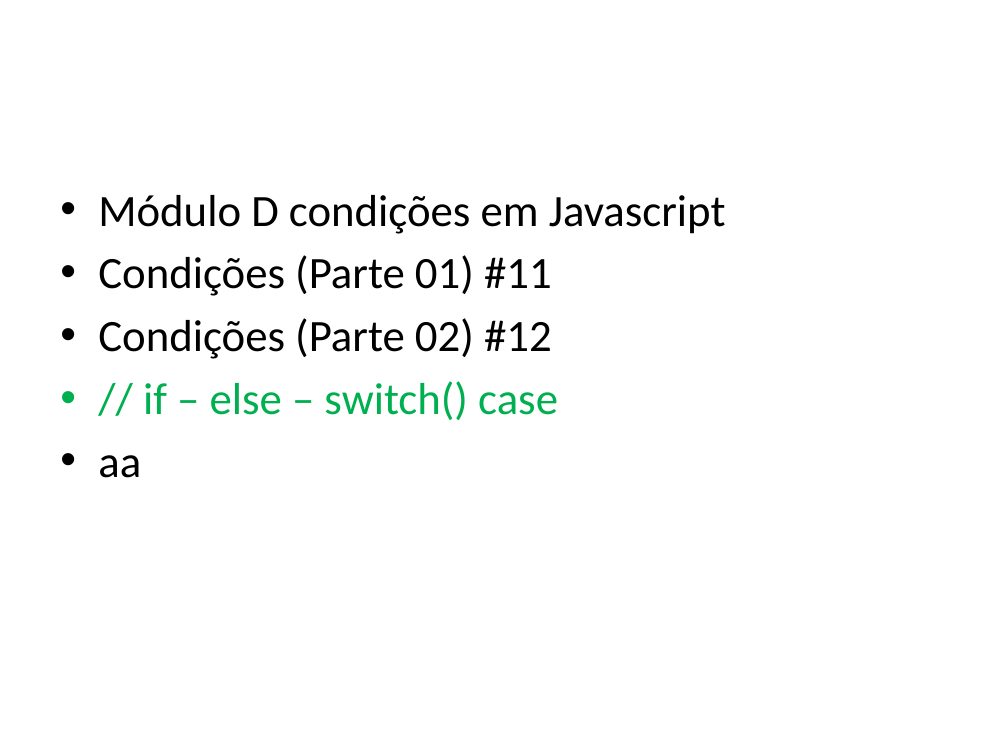
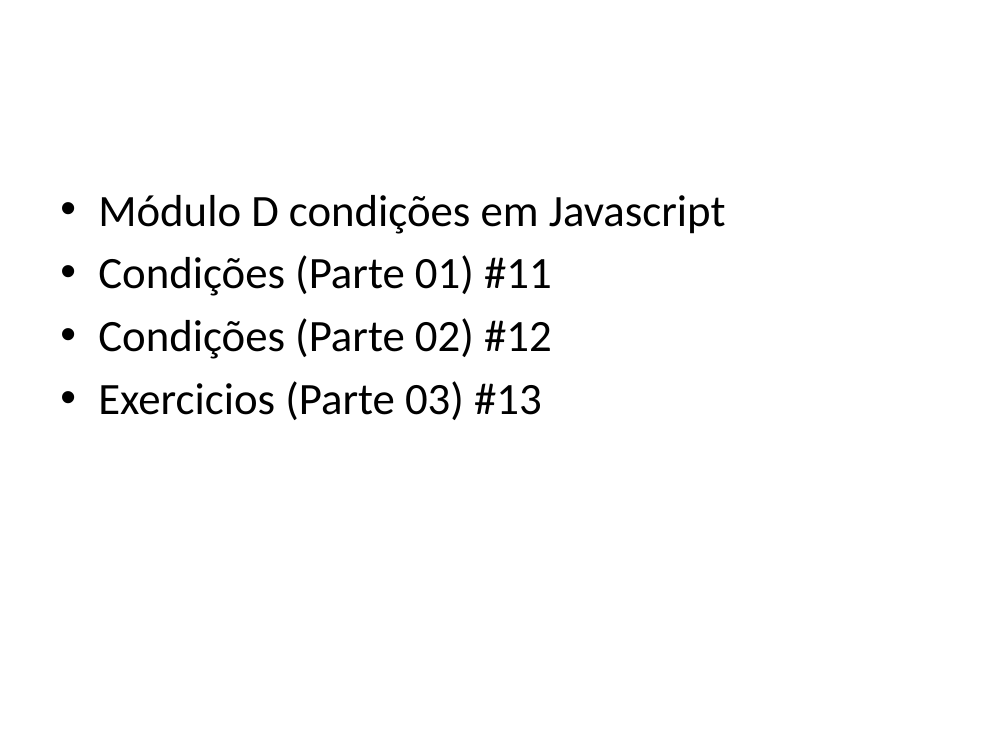
Before and after one commit to Wellingtongu/Cursos-AVD, a slide deck: slide 5 of Documentacao/Documentacao-curso-Javascript.pptx. Drawn at 1008x756 pixels with LibreOffice and Linux fonts; fonts in the diff are those of the drawing; background and template pictures are left out. Boxes give left, top, right and bottom in pixels: in the first picture for what was removed or moved away, otherwise in the second. Text is boxed around its words. In the diff, an @@ line names an element or a change of style, - is before the commit and + after.

```diff
--- a/Documentacao/Documentacao-curso-Javascript.pptx
+++ b/Documentacao/Documentacao-curso-Javascript.pptx
@@ text at box(98, 381, 542, 420): text changed; text colour #00B050 to #000000 @@
-• // if – else – switch() case
-• aa
+• Exercicios (Parte 03) #13
```
Also in this commit, not shown: 1 slide added, 9 other files.
